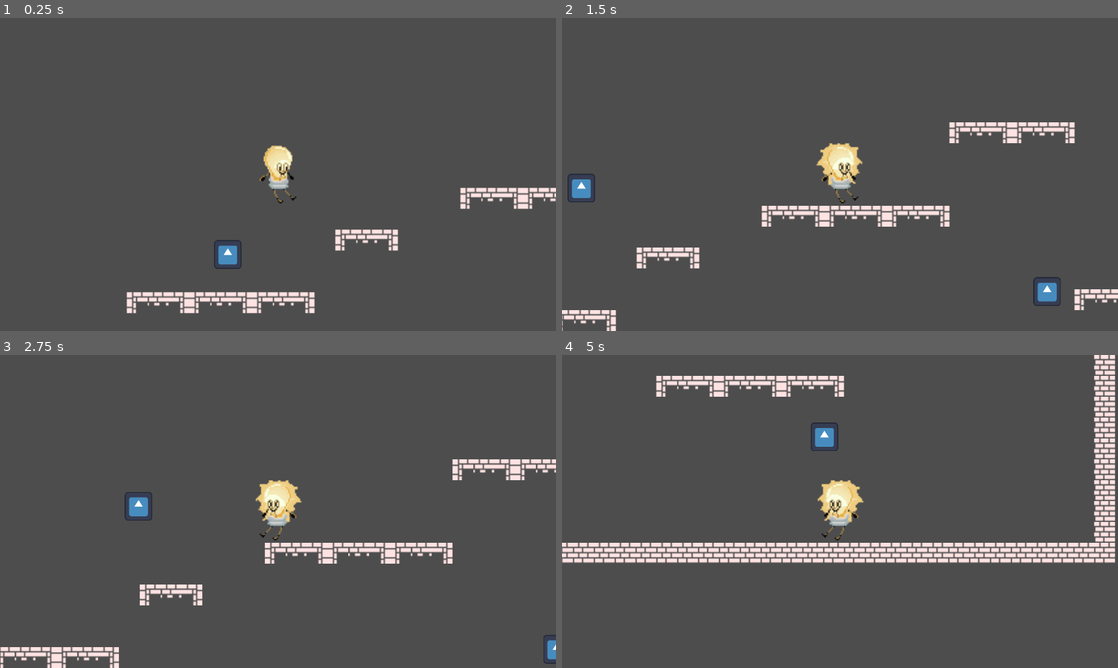
Above: before the commit, frames 1-4 (two rows, left to right).
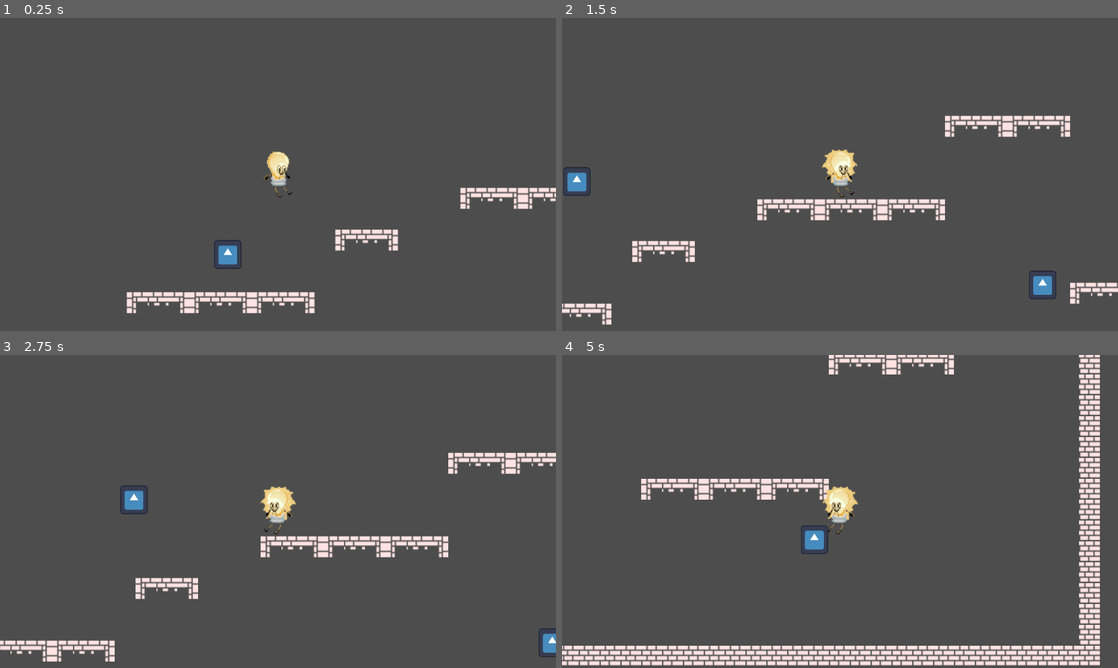
Above: after the commit, the same moments.

Repository: EXLAIZOR/tick-times
Game: Godot game, scene res://Scenes/level1.tscn
The game is run twice, just before and just after one commit, with the same random seed, the same clock (stepped at 60 frames per second) and the same inputs. The engine's default icon, where the game draws it, is replaced by a stand-in: a white triangle on a blue panel in a dark square.
Inputs (mouse positions are in pixels of both pictures, inside the frame that each line leads up to):
- Up to frame 1 (0.25 s): no input
- Up to frame 2 (1.5 s): move the mouse to (962, 158) at 0.52 s; hold D (MoveRight) from 0.53 s (still down); click (962, 158) at 0.6 s; tap W (Jump) at 0.77 s; move the mouse to (728, 190) at 1.27 s; click (728, 190) at 1.35 s
- Up to frame 3 (2.75 s): tap W (Jump) at 1.52 s; move the mouse to (333, 442) at 2.02 s; release D (MoveRight) at 2.03 s; hold A (MoveLeft) from 2.03 s (still down); click (333, 442) at 2.1 s
- Up to frame 4 (5 s): move the mouse to (812, 574) at 2.77 s; release A (MoveLeft) at 2.78 s; hold D (MoveRight) 2.78-4.28 s; click (812, 574) at 2.85 s; tap W (Jump) at 3.02, 3.77, 4.52 s; move the mouse to (1006, 558) at 3.52 s; click (1006, 558) at 3.6 s; move the mouse to (673, 464) at 4.27 s; hold A (MoveLeft) from 4.28 s (still down); click (673, 464) at 4.35 s

The runs differ from the first frame. In frame 1, 0.5% of the frame differs, in the area x 46-54%, y 40-60%; in frame 2, 6.2%; in frame 3, 6.0%; in frame 4, 20%, in the area x 0-100%, y 0-100%.

Commit message:
Bulb size
Player Overall Size

Diff:
--- a/player.tscn
+++ b/player.tscn
@@ -102,12 +102,14 @@
 }]
 
 [sub_resource type="RectangleShape2D" id="RectangleShape2D_y1p4y"]
-size = Vector2(31, 48)
+size = Vector2(19, 34)
 
 [node name="Player" type="CharacterBody2D" unique_id=1425424670]
 script = ExtResource("1_onrkg")
 
 [node name="AnimatedSprite2D" type="AnimatedSprite2D" parent="." unique_id=772543506]
+position = Vector2(-4.7683716e-07, 0)
+scale = Vector2(0.7708333, 0.7916667)
 sprite_frames = SubResource("SpriteFrames_pc336")
 animation = &"walk"
 
@@ -115,7 +117,7 @@
 zoom = Vector2(3, 3)
 
 [node name="CollisionShape2D" type="CollisionShape2D" parent="." unique_id=167035600]
-position = Vector2(-1.5, 0)
+position = Vector2(1, 2)
 shape = SubResource("RectangleShape2D_y1p4y")
 
 [node name="HealthComponent" type="Node" parent="." unique_id=1233160677 node_paths=PackedStringArray("ROOT")]
@@ -130,6 +132,7 @@
 metadata/_custom_type_script = "uid://bsl6bumvyfk2j"
 
 [node name="CollisionShape2D" type="CollisionShape2D" parent="HitboxComponent" unique_id=1265708097]
+position = Vector2(1, 1)
 shape = SubResource("RectangleShape2D_y1p4y")
 
 [node name="hitTimer" type="Timer" parent="." unique_id=737981547]
